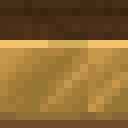
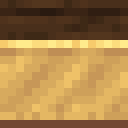
Before/after of a (128, 128) layered artwork. What changed in the layer stack:
added layer "Calque copié #1" above "Calque copié #2" over 0, 40, 128, 112
added layer "Calque copié #2" above "Calque copié" over 0, 0, 128, 128
hid "Calque copié" over 0, 40, 128, 112
hid "monitor_advanced_40.png" over 0, 0, 128, 128
